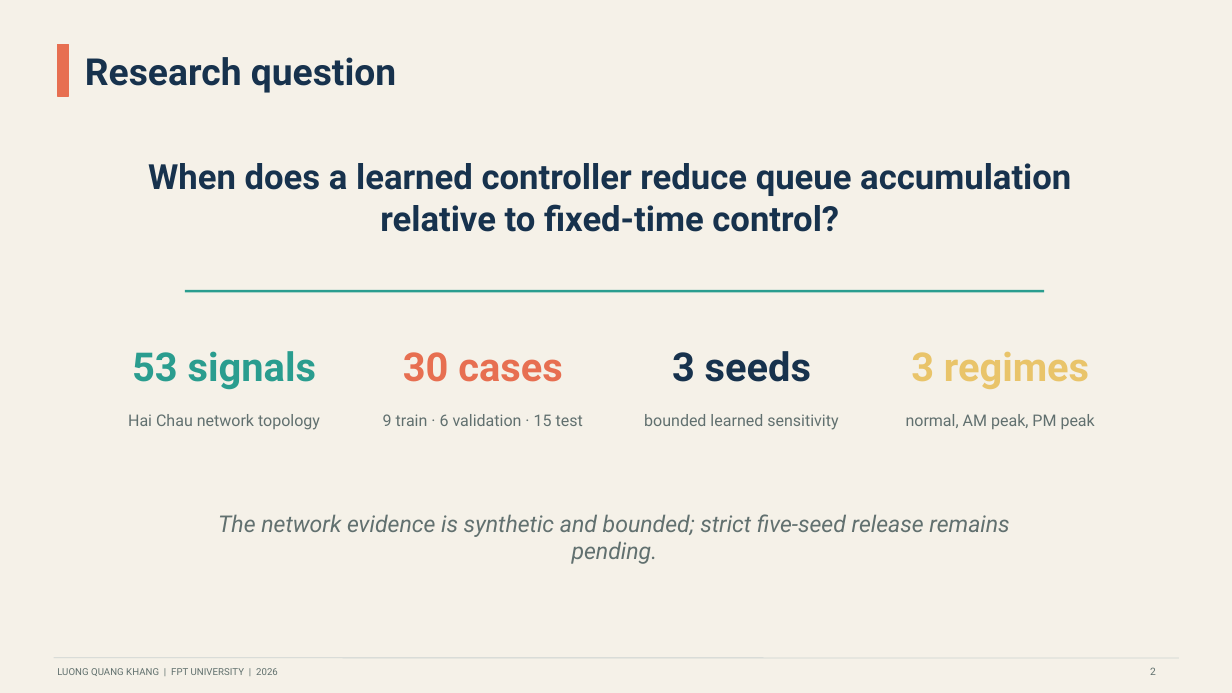
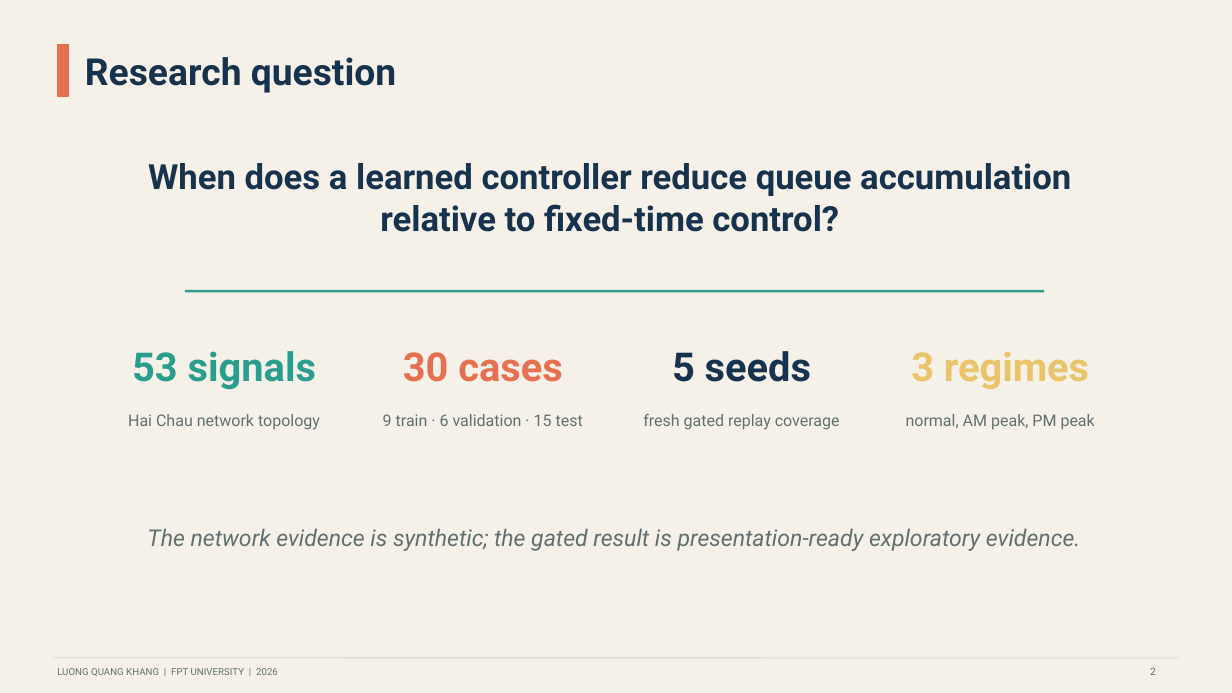
Before and after one commit to khanglqse/Thesis, a slide deck: slide 2 of presentation/thesis_defense_danang.pptx. Drawn at 1232x693 pixels with LibreOffice and Linux fonts; fonts in the diff are those of the drawing. Boxes give left, top, right and bottom in pixels: in the first picture for what was removed or moved away, otherwise in the second. Text is boxed around its words. In the diff, an @@ line names an element or a change of style, - is before the commit and + after.

Commit message:
Condense defense deck around gated result

```diff
--- a/presentation/thesis_defense_danang.pptx
+++ b/presentation/thesis_defense_danang.pptx
@@ text at box(672, 351, 811, 382): text changed @@
-3 seeds
+5 seeds
@@ text at box(643, 414, 840, 430): text changed @@
-bounded learned sensitivity
+fresh gated replay coverage
@@ text at box(147, 528, 1080, 551): text changed @@
-The network evidence is synthetic and bounded; strict five-seed release remains pending.
+The network evidence is synthetic; the gated result is presentation-ready exploratory evidence.
```
Also in this commit, not shown: 3 other slides changed, 1 other file.
